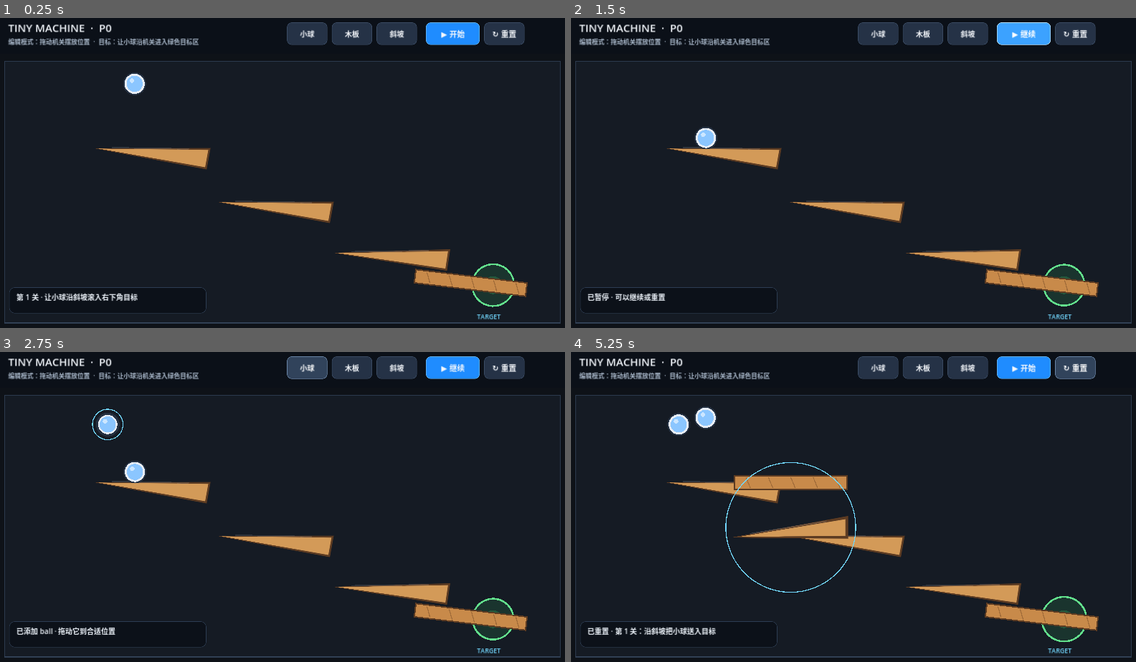
Above: before the commit, frames 1-4 (two rows, left to right).
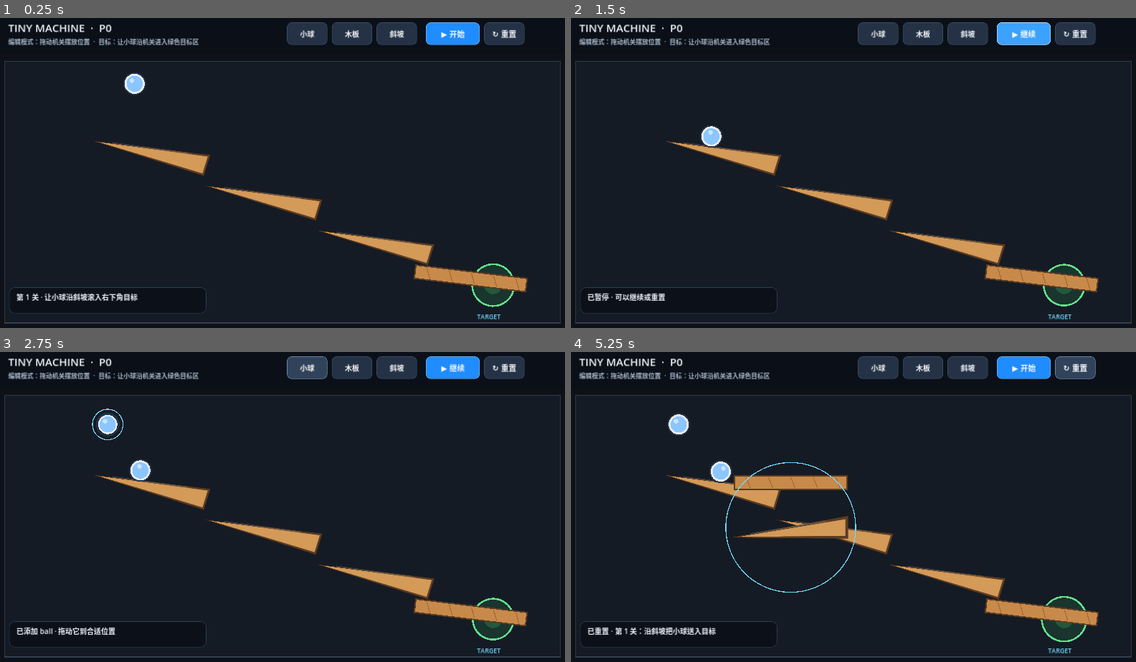
Above: after the commit, the same moments.

Repository: passwall787-del/tiny-machine
Game: Godot game, scene res://main.tscn
Same seed, same stepped clock (60 frames per second), same inputs: the game is played once before the commit and once after it.
Inputs:
- Up to frame 1 (0.25 s): no input
- Up to frame 2 (1.5 s): click "▶ 开始" at 0.5 s; click "⏸ 暂停" at 1.25 s
- Up to frame 3 (2.75 s): click "小球" at 2 s
- Up to frame 4 (5.25 s): click "木板" at 2.75 s; click "斜坡" at 3.5 s; click "▶ 继续" at 4.25 s; click "↻ 重置" at 5 s

The runs differ from the first frame. In frame 1, 3.3% of the frame differs, in the area x 16-94%, y 39-91%; in frame 2, 3.5%, in the area x 16-94%, y 34-91%; in frame 3, 3.5%; in frame 4, 3.3%.

Commit message:
fix: correct slope direction so level 1 is actually solvable

Diff:
--- a/main.gd
+++ b/main.gd
@@ -158,12 +158,12 @@
     add_child(target)
     target.body_entered.connect(_on_target_body_entered)
 
-    # First level: a deliberately continuous downhill route. The ball starts above slope 1,
-    # transfers across small gaps to slopes 2/3, then rolls along the final board through the goal.
-    _create_piece("slope", Vector2(350, 300), 0.18)
-    _create_piece("slope", Vector2(625, 420), 0.18)
-    _create_piece("slope", Vector2(885, 530), 0.15)
-    _create_piece("board", Vector2(1060, 600), 0.12)
+    # Level 1 is a solvable staircase: each slope descends to the right,
+    # the next slope catches the ball, and the final board carries it through the goal.
+    _create_piece("slope", Vector2(350, 300), 0.30)
+    _create_piece("slope", Vector2(600, 400), 0.30)
+    _create_piece("slope", Vector2(850, 500), 0.30)
+    _create_piece("board", Vector2(1060, 590), 0.12)
     ball = _create_piece("ball", Vector2(310, 155), 0.0)
     status_label.text = "第 1 关 · 让小球沿斜坡滚入右下角目标"
 
